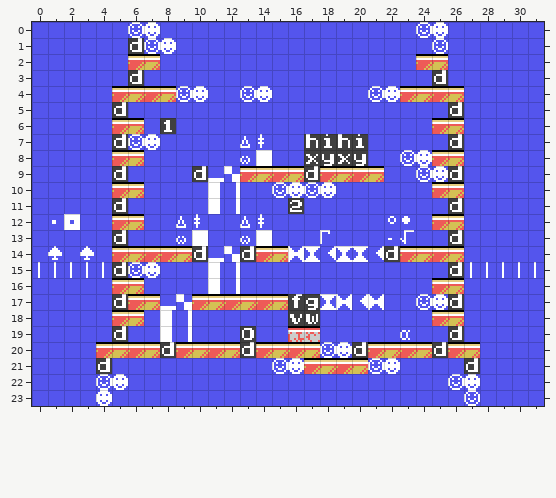
Tiled map -- games/stevedore/maps/stage_08.tmx. The first picture shows the starting point.
Cells are 8x8 px. Shown: x 0..31, y 0..23.
New version:
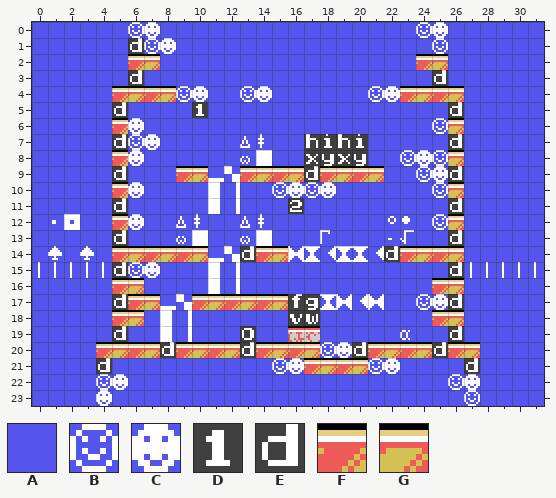
Key: from "charset": A 0, B 1, C 2, D 49, E 100, F 132, G 133.
_ is an empty cell.
From old to new:
Layer "Capa de Patrones 1":
Tile D becomes tile A in row 6 at x 8.
Tile F becomes tile B in row 6 at x 25; in row 8 at x 25; in row 10 at x 25; in row 12 at x 25.
Tile G becomes tile C in row 6 at x 6; in row 8 at x 6; in row 10 at x 6; in row 12 at x 6.
Tile A becomes tile D in row 5 at x 10.
Tile A becomes tile F in row 9 at x 9.
Tile G becomes tile F in row 14 at x 9.
Tile E becomes tile G in row 9 at x 10; in row 14 at x 10.
Tile F becomes tile G in row 14 at x 8.
